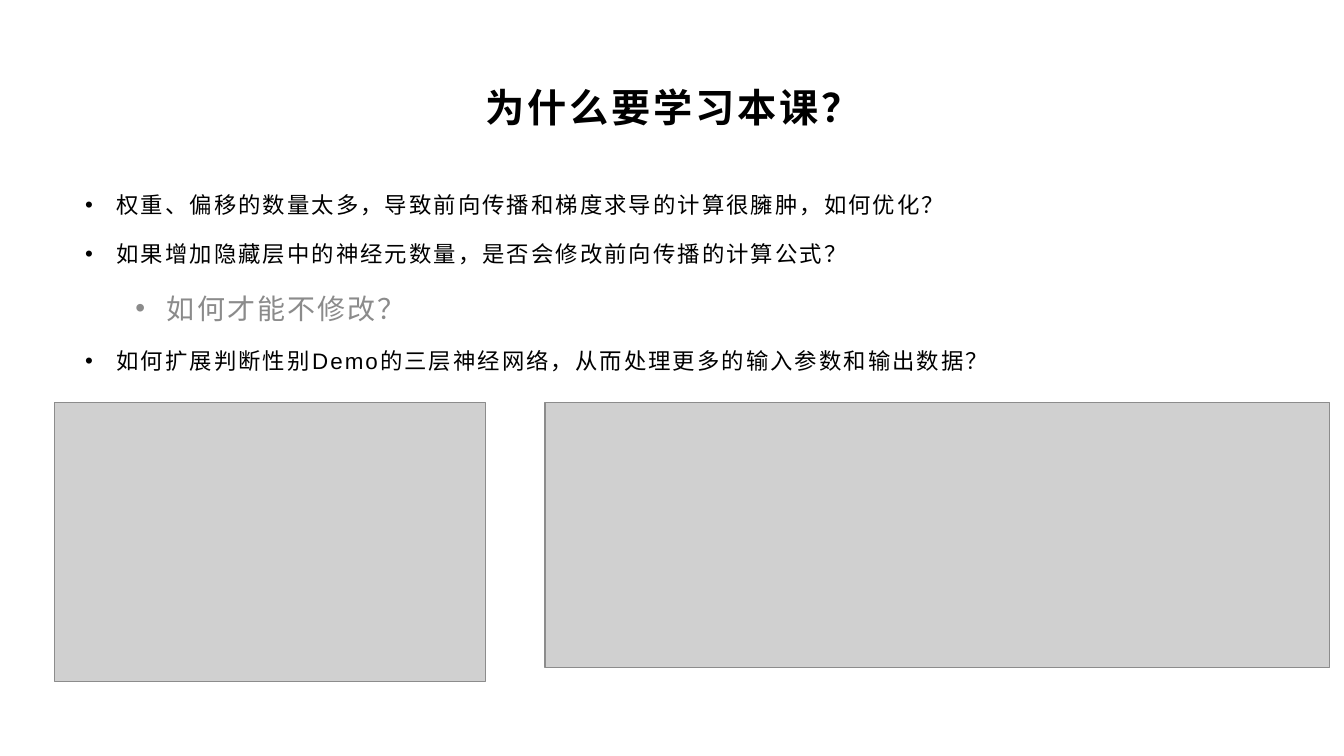
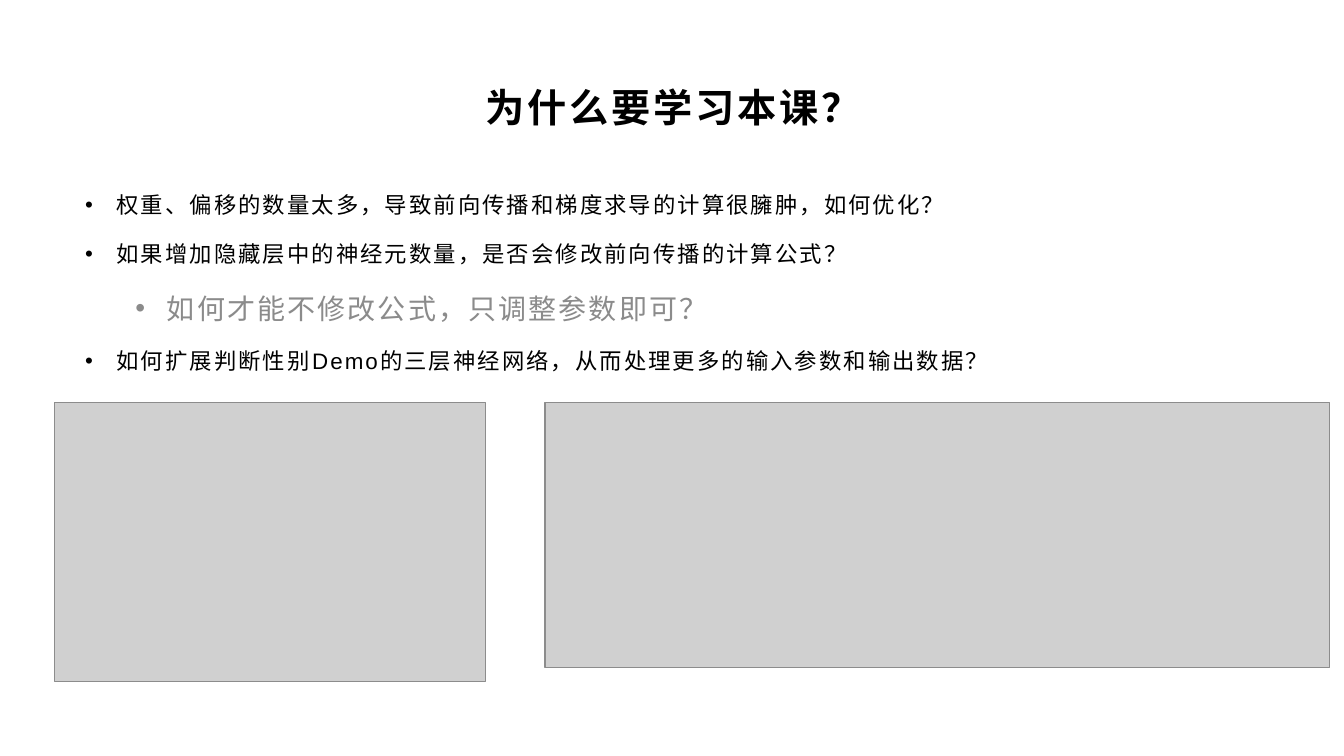
Before and after one commit to yyc-git/DeepLearningEdu, a slide deck: slide 5 of lessons/3_derivation/ppt/全连接层的前向和后向传播推导（上）.pptx. Drawn at 1344x756 pixels with LibreOffice and Linux fonts; fonts in the diff are those of the drawing; grey boxes stand for pictures; background and template pictures are left out. Boxes give left, top, right and bottom in pixels: in the first picture for what was removed or moved away, otherwise in the second. Text is boxed around its words. In the diff, an @@ line names an element or a change of style, - is before the commit and + after.

```diff
--- a/lessons/3_derivation/ppt/全连接层的前向和后向传播推导（上）.pptx
+++ b/lessons/3_derivation/ppt/全连接层的前向和后向传播推导（上）.pptx
@@ text at <box>167,295,707,322</box>: text changed @@
-  • 如何才能不修改？
+  • 如何才能不修改公式，只调整参数即可？
```
Also in this commit, not shown: 4 other slides changed.
